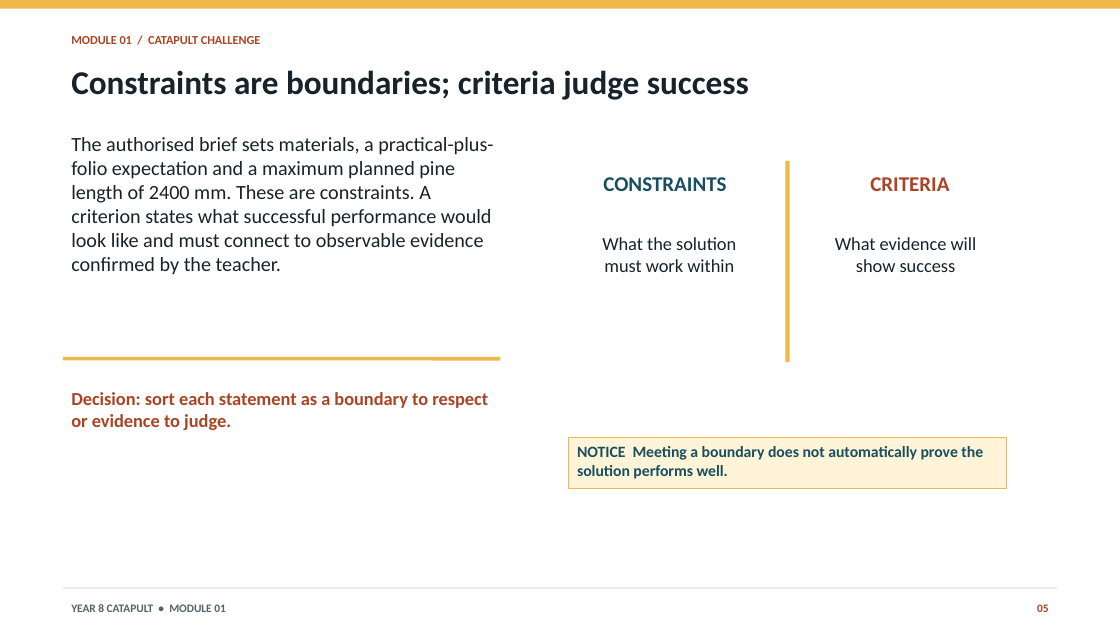
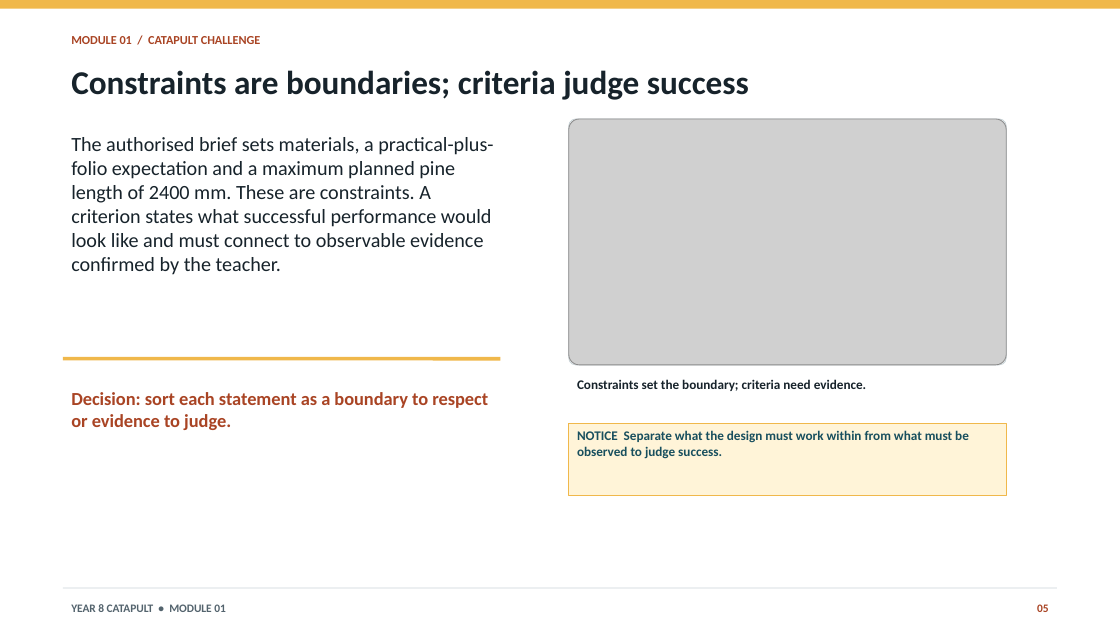
Before and after one commit to stevencowell/Year-8-Catapult, a slide deck: slide 5 of resources/presentations/module-01-catapult-challenge.pptx. Drawn at 1120x630 pixels with LibreOffice and Linux fonts; fonts in the diff are those of the drawing; grey boxes stand for pictures. Boxes give left, top, right and bottom in pixels: in the first picture for what was removed or moved away, otherwise in the second. Text is boxed around its words. In the diff, an @@ line names an element or a change of style, - is before the commit and + after.

```diff
--- a/resources/presentations/module-01-catapult-challenge.pptx
+++ b/resources/presentations/module-01-catapult-challenge.pptx
@@ rounded rectangle added at [569,119,1007,365], fill #FFFFFF, outline #CAD4D8 0.75 pt @@
@@ picture added at [569,119,1007,365] @@
@@ text removed at [603,177,726,191] @@
-CONSTRAINTS
@@ line removed from (788, 161) to (788, 362) @@
@@ text removed at [835,237,977,272] @@
-What evidence will show success
@@ text at [577,379,866,391]: text changed; size 18 to 11.2 pt; text colour #A94424 to #17232B @@
-CRITERIA
+Constraints set the boundary; criteria need evidence.
@@ rectangle "NOTICE Separate what the design ...": place and size @@
-rectangle "NOTICE Separate what the design ..." at [602,237,736,272]
+rectangle "NOTICE Separate what the design ..." at [569,423,1007,495]
@@ rectangle "NOTICE Separate what the design ..." at [569,423,1007,495]: fill none to #FFF4D8; outline none to #F0B84B 0.75 pt @@
@@ rectangle removed at [569,438,1007,488] @@
-NOTICE Meeting a boundary does not automatically prove the solution performs well.
@@ text in rectangle at [577,430,969,459]: text changed; size 15.8 to 11.2 pt; text colour #17232B to #184F5E; bold on @@
-What the solution must work within
+NOTICE Separate what the design must work within from what must be observed to judge success.
```
Also in this commit, not shown: 2 other slides changed, 48 other files.
